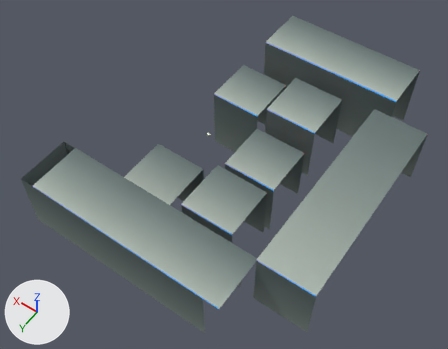
Renders of the glTF model Cyberpunk Scene/AFrame_CyberP_Scene/Cyberpunk_Scene.glb from each side of a commit.
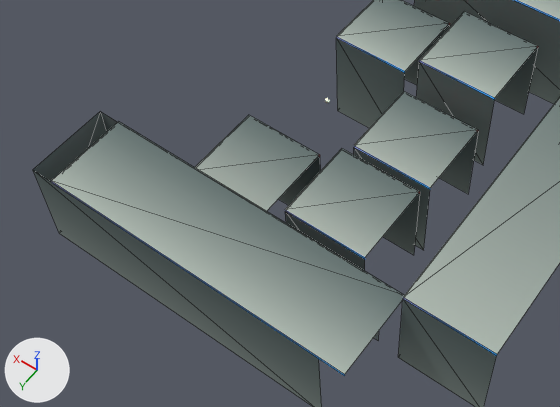
Each version appears first whole from a 50 mm camera at (-534.0, 691.0, 981.0) aimed at (-41.0, 2.0, -102.0), and next in a close-up on the part from 0% to 80% of the width and 20% to 94% of the height. Arrows for +X, +Y and +Z are at lower left; the lights stay in place. The close-ups show mesh edges as thin lines. Where no turn or scale is listed for an object, it has been applied to the vertices.

Objects in the first close-up: 'Building', 'Building.001', 'Building.002', 'Building.003', 'Building.004', 'Building.005', 'Building.006', 'Top.001', 'Top.002', 'Top.003', 'Top.005', 'Top.007'.
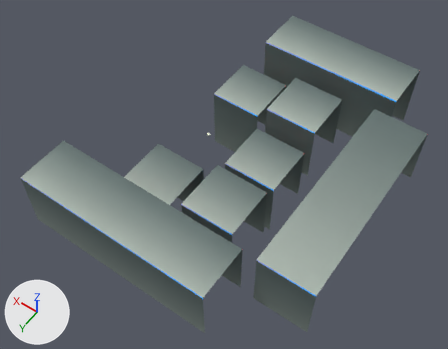
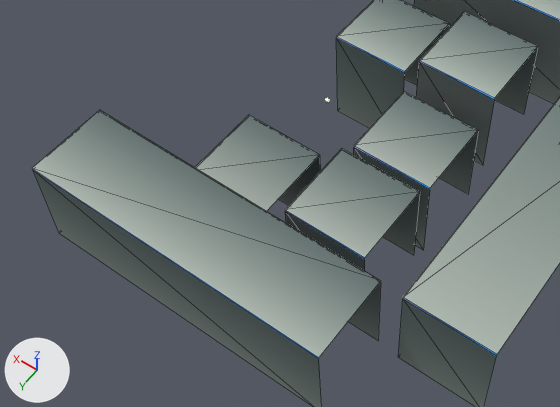
Where the change shows, as pixel boxes [x1, y1, x2, y2] in the close-ups (560 x 407 px):
'Building.005', moved: before [51, 122, 404, 376]; after [32, 110, 381, 359]

What changed in the scene script:
```text
Change ob_building_005:
    ob_building_005.location: (-29.0, 253.0, 6.0) -> (6.0, 253.0, 6.0)
```
